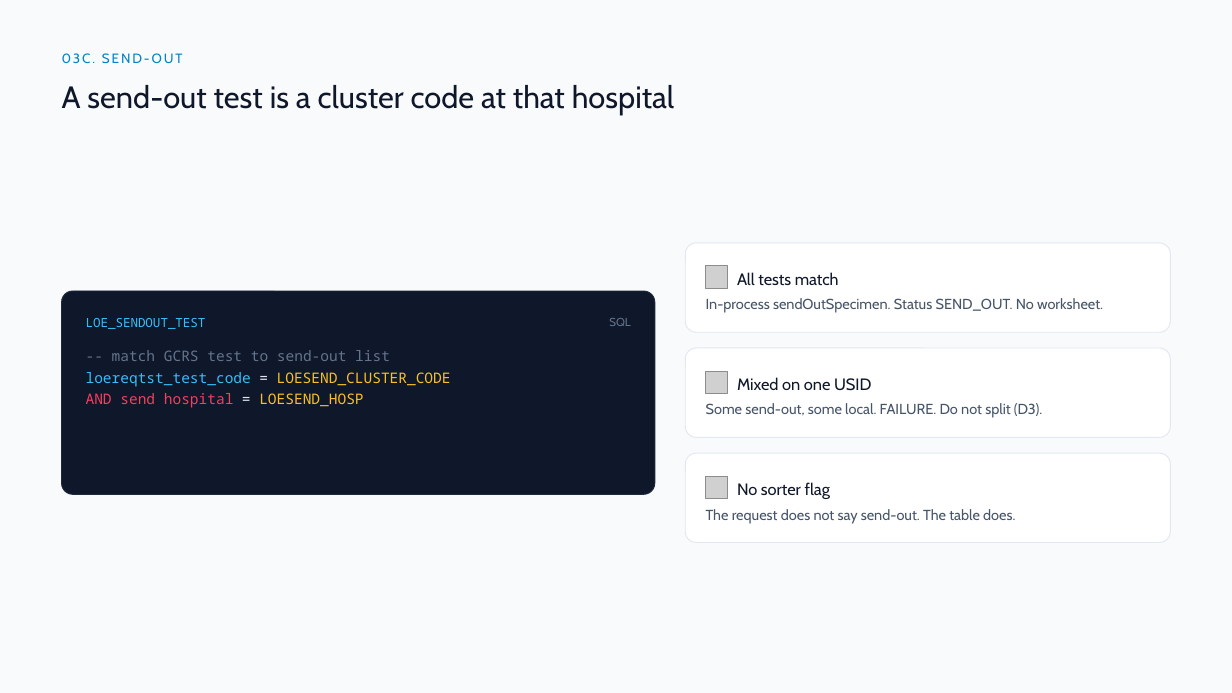
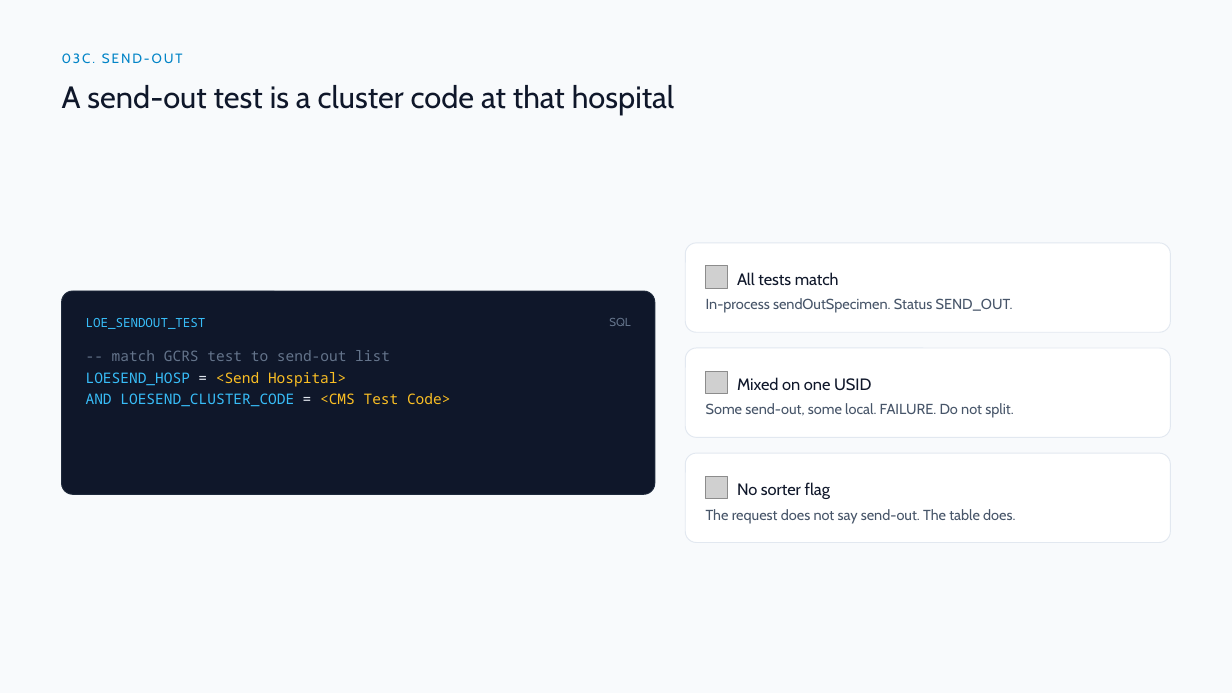
Before and after one commit to DragonChong/HA-Notes, a slide deck: slide 8 of SDLC/Projects/TMP-specimen-sorter-api — Specimen Sorter API/assets/Specimen Sorter API v3.pptx. Drawn at 1232x693 pixels with LibreOffice and Linux fonts; fonts in the diff are those of the drawing; grey boxes stand for pictures. Boxes give left, top, right and bottom in pixels: in the first picture for what was removed or moved away, otherwise in the second. Text is boxed around its words. In the diff, an @@ line names an element or a change of style, - is before the commit and + after.

```diff
--- a/SDLC/Projects/TMP-specimen-sorter-api — Specimen Sorter API/assets/Specimen Sorter API v3.pptx
+++ b/SDLC/Projects/TMP-specimen-sorter-api — Specimen Sorter API/assets/Specimen Sorter API v3.pptx
@@ text at (706,298,1013,313): text changed @@
-In-process sendOutSpecimen. Status SEND_OUT. No worksheet.
+In-process sendOutSpecimen. Status SEND_OUT.
@@ text at (86,372,450,407): text changed; text colour #FBBF24 to #38BDF8 @@
-loereqtst_test_code = LOESEND_CLUSTER_CODE
-AND send hospital = LOESEND_HOSP
+LOESEND_HOSP = <Send Hospital>
+AND LOESEND_CLUSTER_CODE = <CMS Test Code>
@@ text at (706,403,1013,418): text changed @@
-Some send-out, some local. FAILURE. Do not split (D3).
+Some send-out, some local. FAILURE. Do not split.
```
Also in this commit, not shown: 6 other slides changed, 2 other files.
